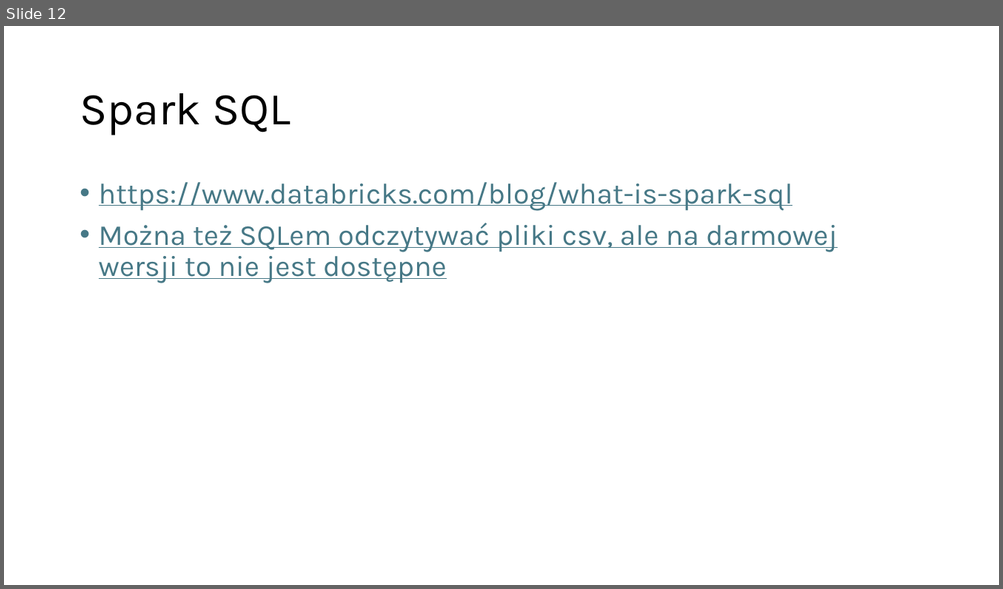
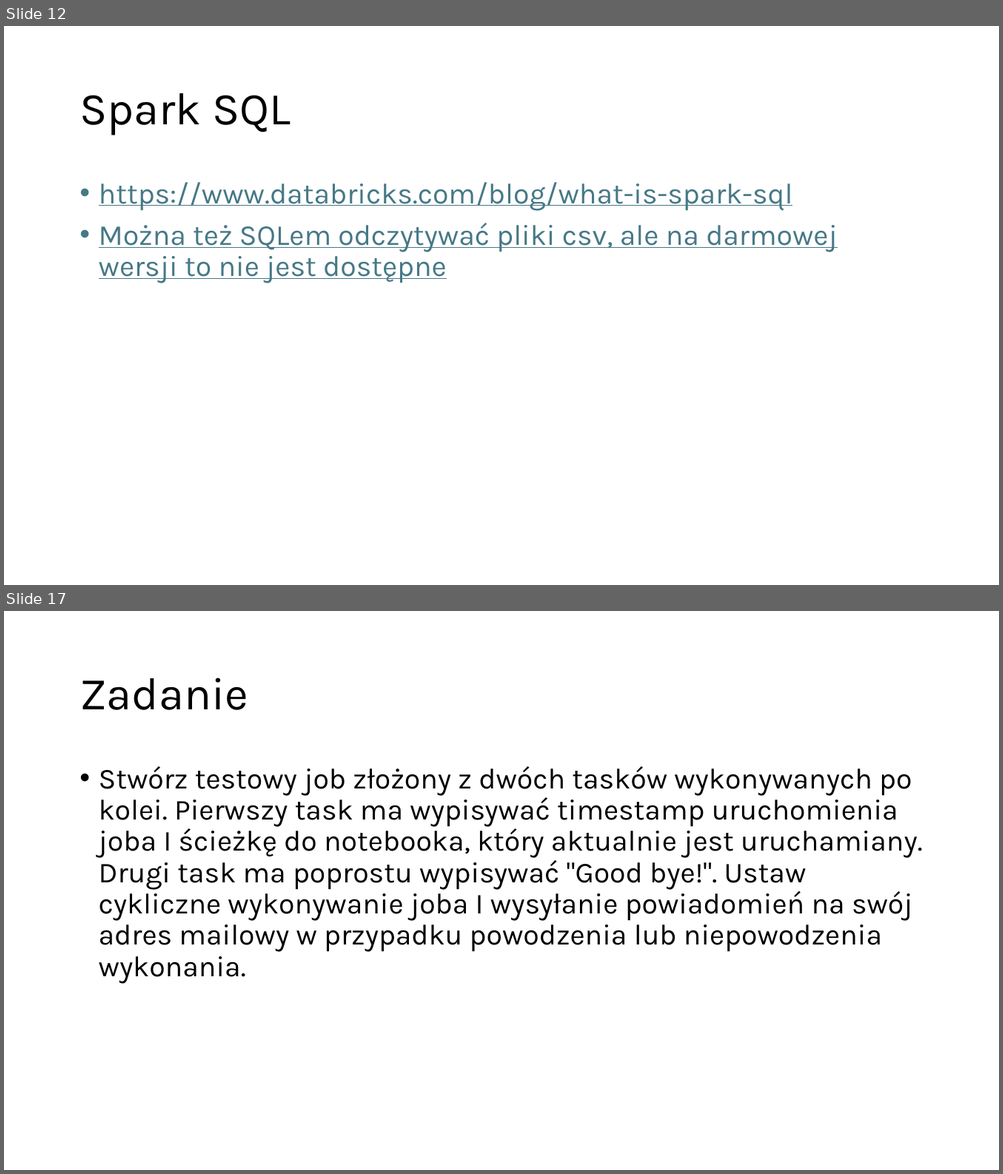
Before and after one commit to Bartekfiolek/Platforma-Databricks, a slide deck: Platforma Databricks.pptx. Shown one above the other, each under a label of ours: slide 12 before the commit, slides 12 and 17 after it; the slides between them are not shown. The pictures are 1003x589 and 1003x1174 pixels, drawn with LibreOffice and Linux fonts; fonts in the diff are those of the drawing. Boxes give left, top, right and bottom in pixels: in the first picture for what was removed or moved away, otherwise in the second. Text is boxed around its words. In the diff, an @@ line names an element or a change of style, - is before the commit and + after.

```diff
--- a/Platforma Databricks.pptx
+++ b/Platforma Databricks.pptx
@@ slide 17 added at box(4, 611, 999, 1170), background #FFFFFF @@
@@ title added at box(79, 678, 248, 710), 44 pt, text #000000 @@
+Zadanie
@@ text added at box(99, 766, 922, 984), 28 pt, text #000000 @@
+• Stwórz testowy job złożony z dwóch tasków wykonywanych po kolei. Pierwszy task ma wypisywać timestamp uruchomienia joba I ścieżkę do notebooka, który aktualnie jest uruchamiany. Drugi task ma poprostu wypisywać "Good bye!". Ustaw cykliczne wykonywanie joba I wysyłanie powiadomień na swój adres mailowy w przypadku powodzenia lub niepowodzenia wykonania.
```
Also in this commit, not shown: 8 other slides added, 1 slide removed.
